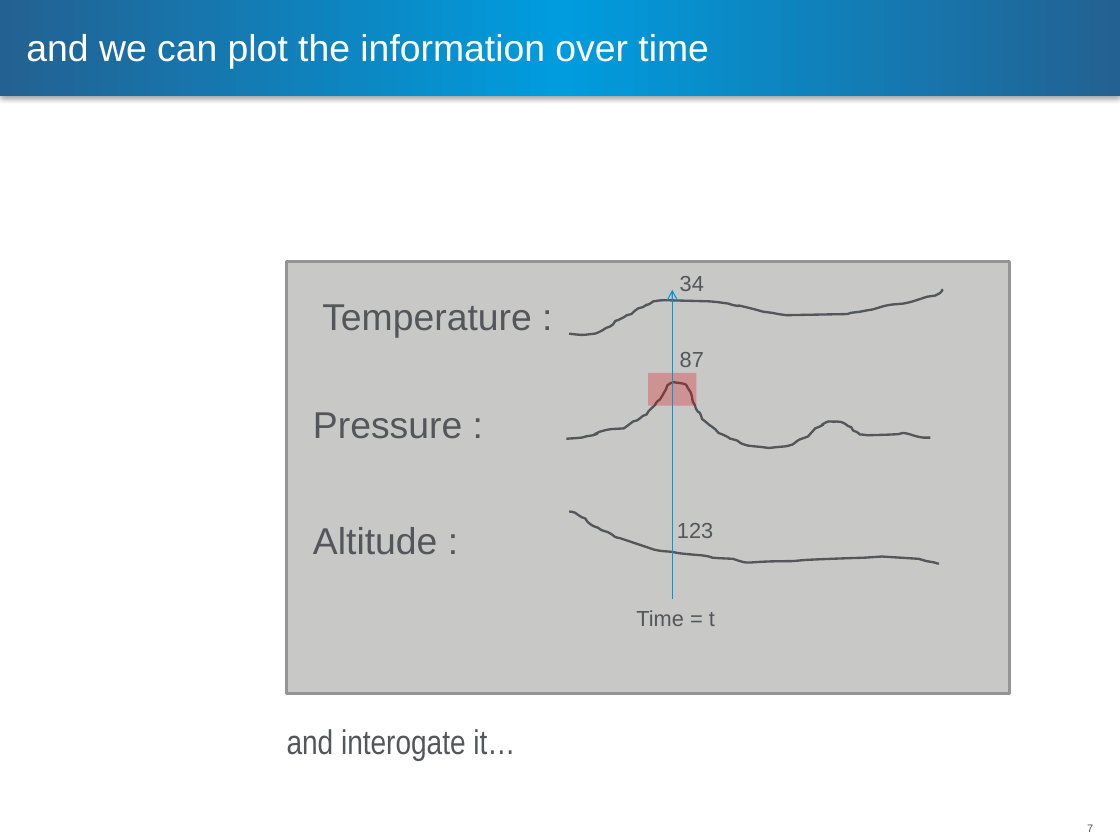
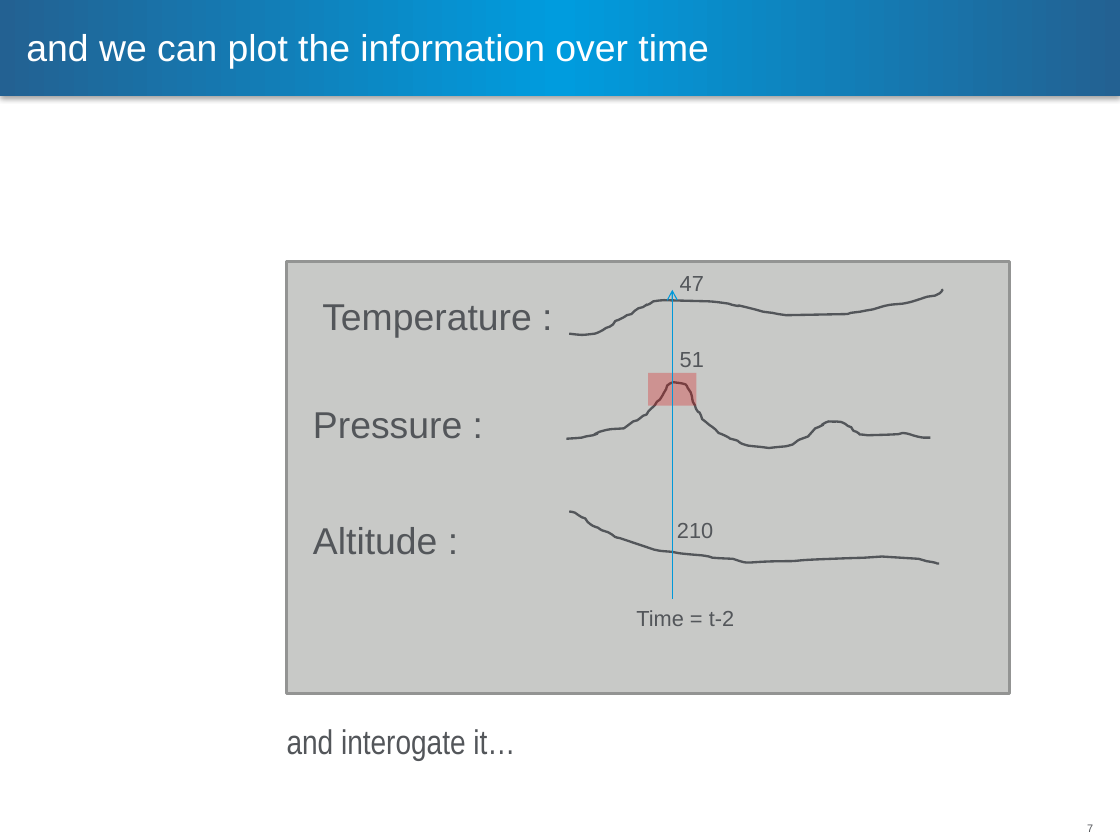
Before and after one commit to steveghee/hippy, a slide deck: slide 7 of journal.pptx. Drawn at 1120x840 pixels with LibreOffice and Linux fonts; fonts in the diff are those of the drawing; background and template pictures are left out. Boxes give left, top, right and bottom in pixels: in the first picture for what was removed or moved away, otherwise in the second. Text is boxed around its words. In the diff, an @@ line names an element or a change of style, - is before the commit and + after.

```diff
--- a/journal.pptx
+++ b/journal.pptx
@@ text at (680,276,704,291): text changed @@
-34
+47
@@ text at (680,352,704,367): text changed @@
-87
+51
@@ text at (677,523,713,538): text changed @@
-123
+210
@@ text at (636,610,734,626): text changed @@
-Time = t
+Time = t-2
```
Also in this commit, not shown: 2 other slides changed, 1 slide added.
